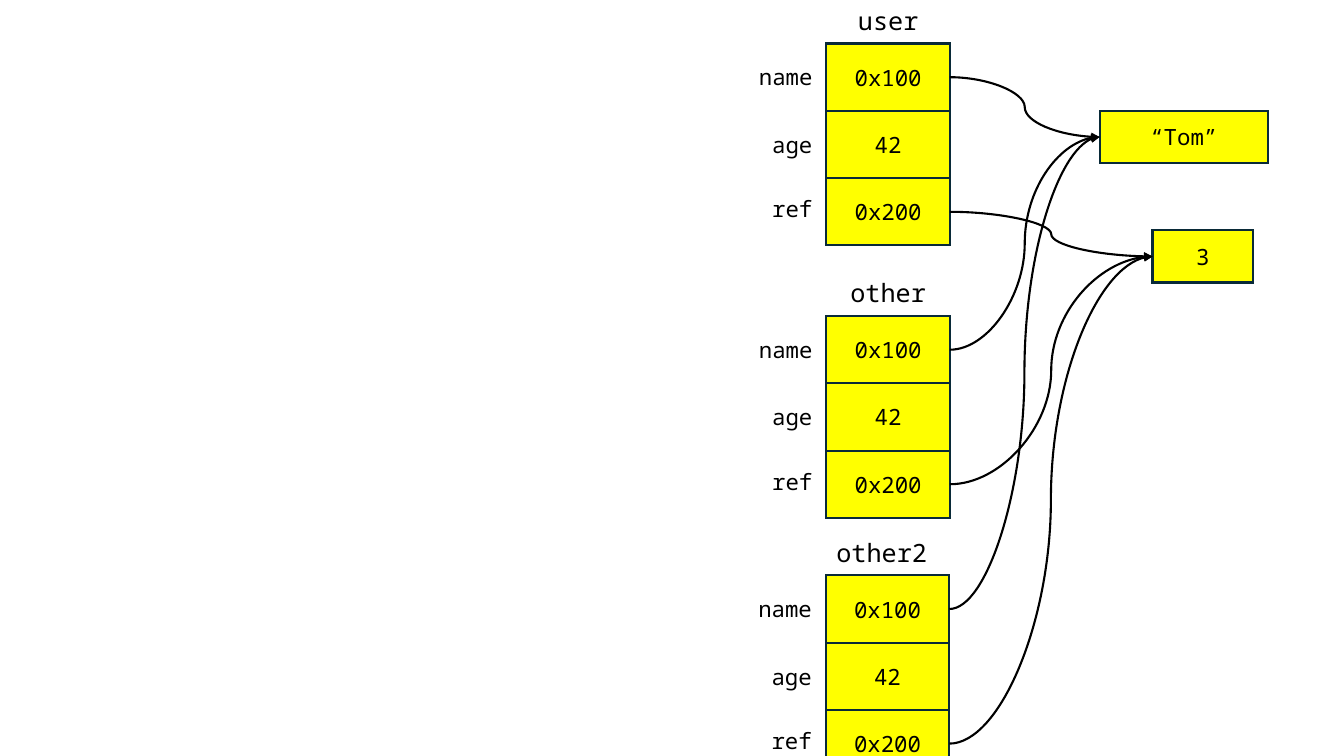
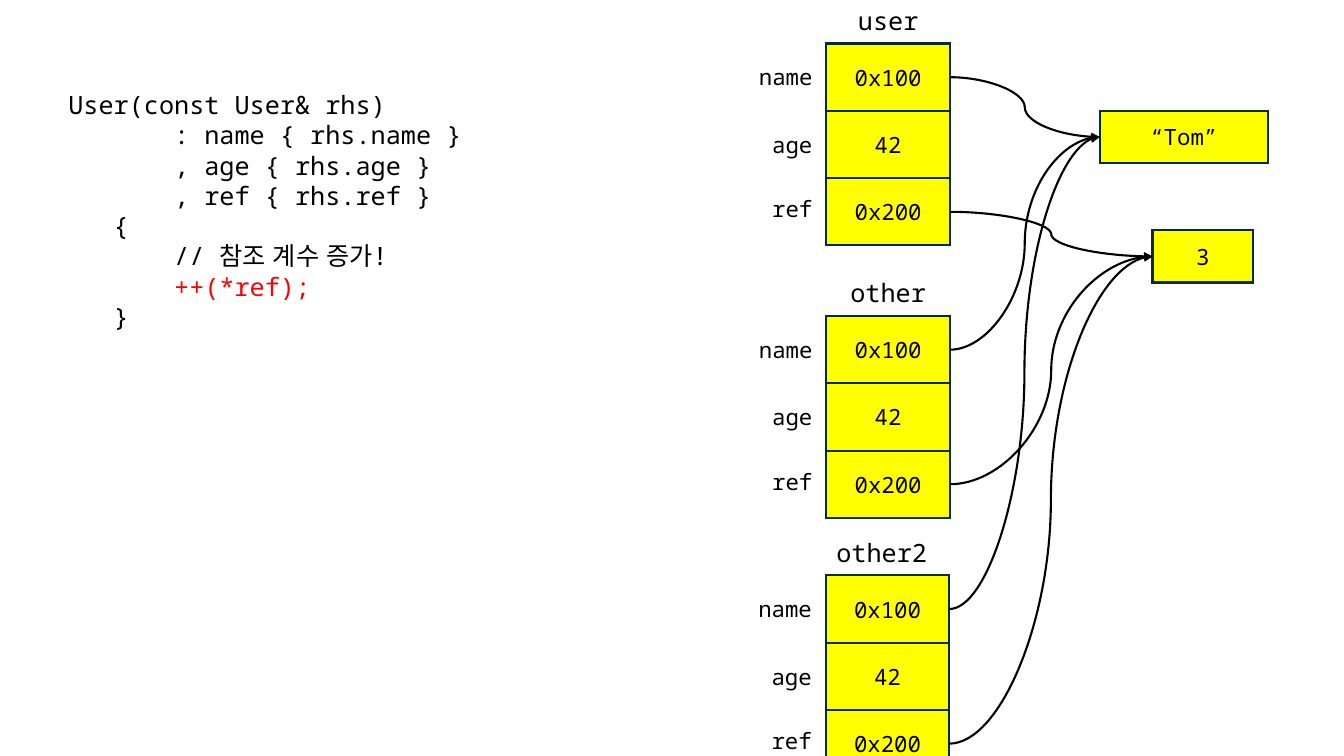
Before and after one commit to yoondev-classroom/cpp_240708, a slide deck: slide 35 of cpp_240708.pptx (slide 34 before the commit). Drawn at 1344x756 pixels with LibreOffice and Linux fonts; fonts in the diff are those of the drawing. Boxes give left, top, right and bottom in pixels: in the first picture for what was removed or moved away, otherwise in the second. Text is boxed around its words. In the diff, an @@ line names an element or a change of style, - is before the commit and + after.

```diff
--- a/cpp_240708.pptx
+++ b/cpp_240708.pptx
@@ text added at [68, 95, 431, 300], 18 pt, text #000000 @@
+User(const User& rhs)
+: name { rhs.name }
+, age { rhs.age }
+, ref { rhs.ref }
+{
+// 참조 계수 증가!
+++(*ref);
+}
```
Also in this commit, not shown: 4 other slides changed, 1 slide added, 1 other file.
